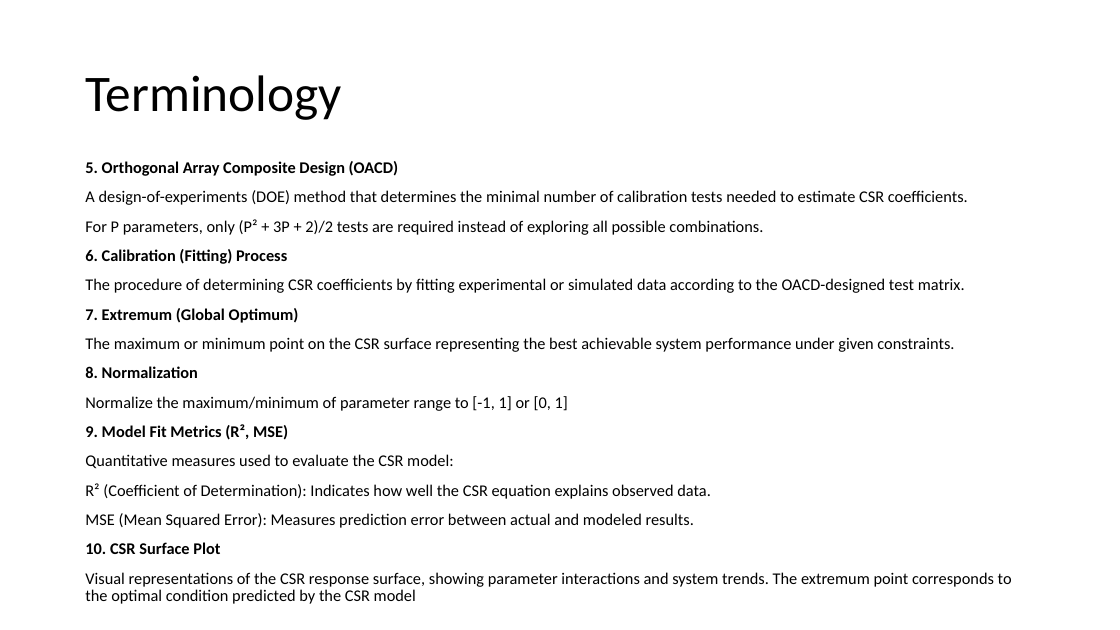
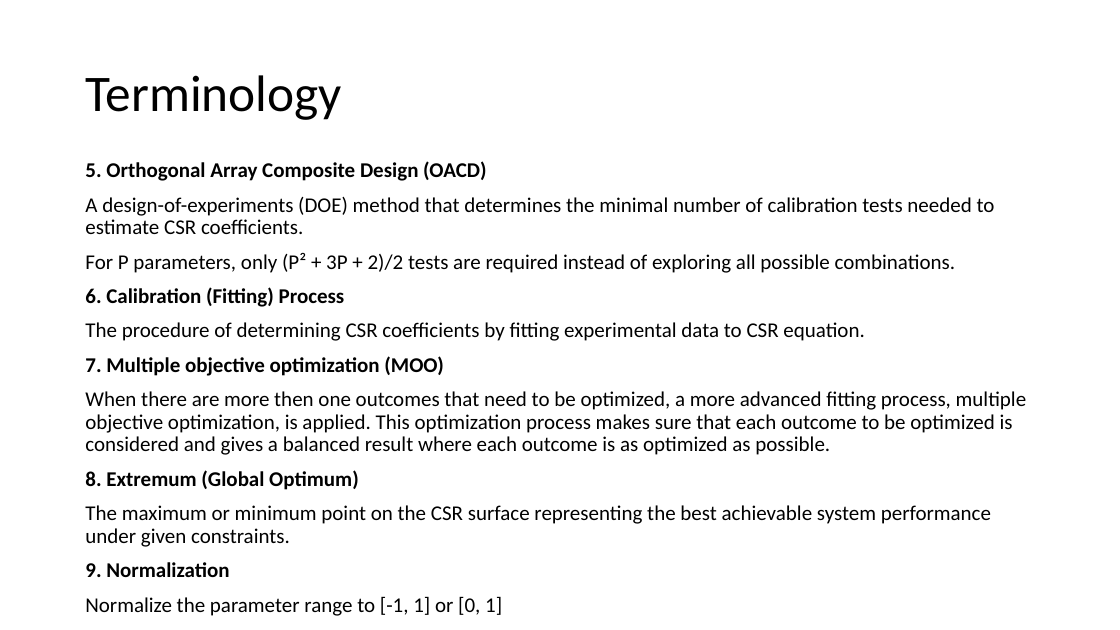
Before and after one commit to cuzno200161/CSR-software, a slide deck: slide 4 of CSR APP Instruction.pptx. Drawn at 1120x630 pixels with LibreOffice and Linux fonts; fonts in the diff are those of the drawing. Boxes give left, top, right and bottom in pixels: in the first picture for what was removed or moved away, otherwise in the second. Text is boxed around its words. In the diff, an @@ line names an element or a change of style, - is before the commit and + after.

```diff
--- a/CSR APP Instruction.pptx
+++ b/CSR APP Instruction.pptx
@@ text at [85,161,995,547]: size 14 to 18 pt in "5. Orthogonal Array Composite Design (OACD)", "A design-of-experiments (DOE) method that determines the ...", "For P parameters, only (P² + 3P ...", "6. Calibration (Fitting) Process" and 1 more places @@
@@ text at [85,322,1027,490]: text changed; size 14 to 18 pt @@
-The procedure of determining CSR coefficients by fitting experimental or simulated data according to the OACD-designed test matrix.
-7. Extremum (Global Optimum)
+The procedure of determining CSR coefficients by fitting experimental data to CSR equation.
+7. Multiple objective optimization (MOO)
+When there are more then one outcomes that need to be optimized, a more advanced fitting process, multiple objective optimization, is applied. This optimization process makes sure that each outcome to be optimized is considered and gives a balanced result where each outcome is as optimized as possible.
+8. Extremum (Global Optimum)
@@ text at [85,366,1012,604]: text changed; size 14 to 18 pt @@
-8. Normalization
-Normalize the maximum/minimum of parameter range to [-1, 1] or [0, 1]
-9. Model Fit Metrics (R², MSE)
-Quantitative measures used to evaluate the CSR model:
-R² (Coefficient of Determination): Indicates how well the CSR equation explains observed data.
-MSE (Mean Squared Error): Measures prediction error between actual and modeled results.
-10. CSR Surface Plot
-Visual representations of the CSR response surface, showing parameter interactions and system trends. The extremum point corresponds to the optimal condition predicted by the CSR model
+9. Normalization
+Normalize the parameter range to [-1, 1] or [0, 1]
```
Also in this commit, not shown: 7 other slides changed, 2 other files.
